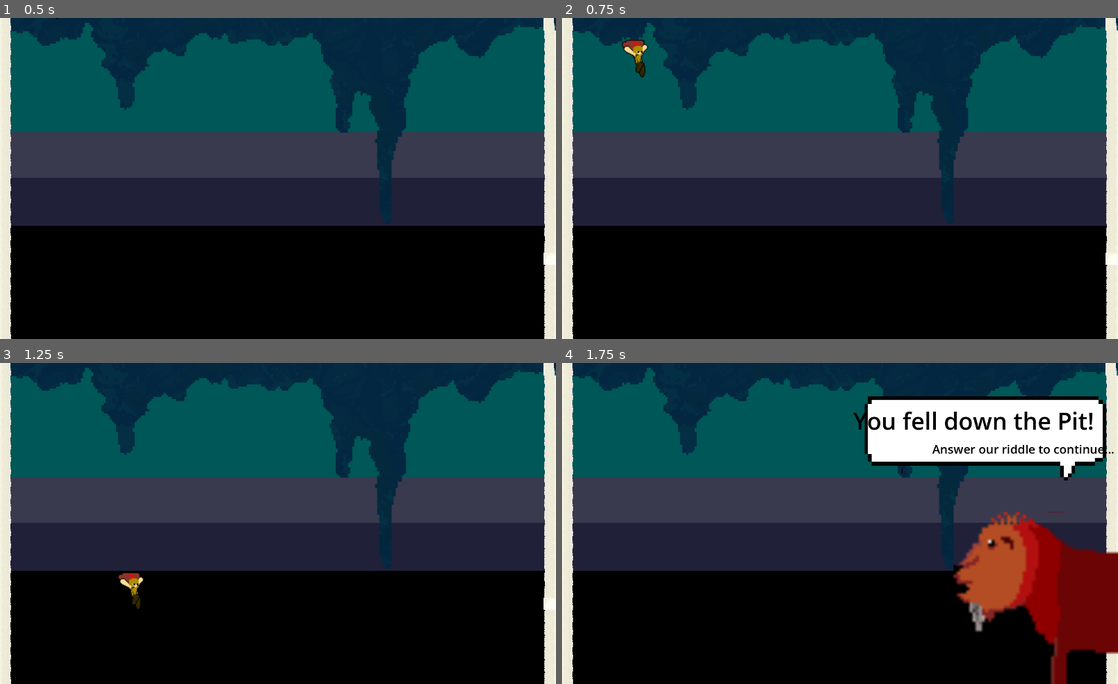
Above: before the commit, frames 1-4 (two rows, left to right).
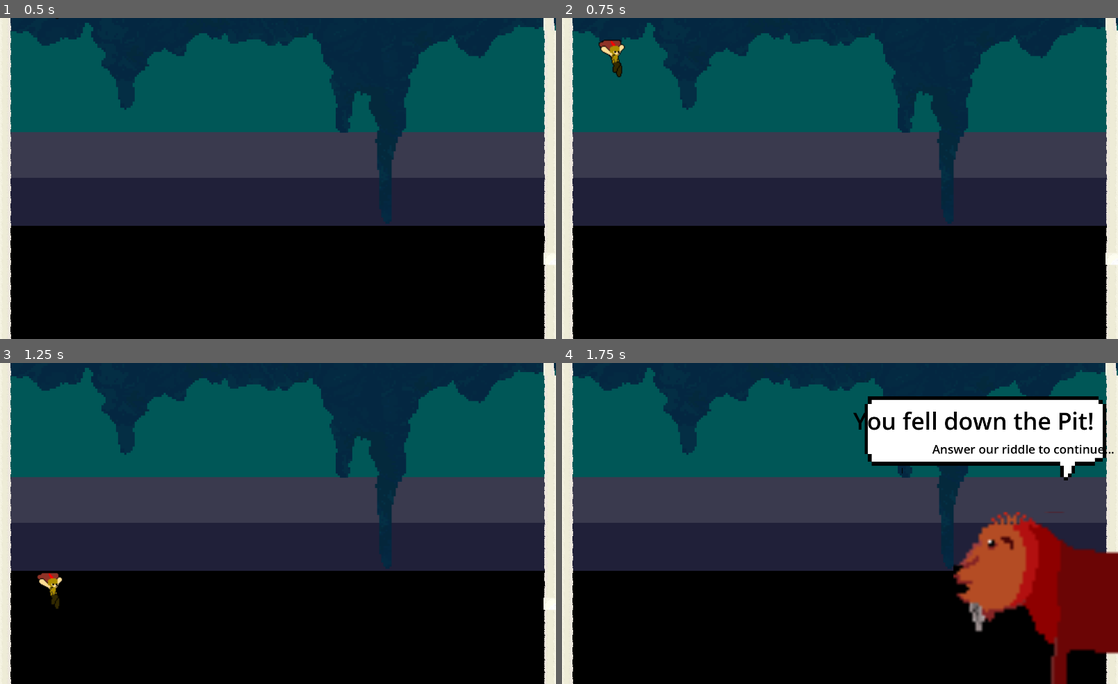
Above: after the commit, the same moments.

Repository: GCpeeper/HuntTheWampus
Game: Godot game, scene res://Scenes/pit.tscn
Same seed, same stepped clock (60 frames per second), same inputs: the game is played once before the commit and once after it. This scene is started directly instead of the project's main scene.
Inputs:
- Up to frame 1 (0.5 s): no input
- Up to frame 2 (0.75 s): tap Enter at 0.5 s; hold Right (right) from 0.53 s (still down); tap Space (jump) at 0.6 s
- Up to frame 3 (1.25 s): keep holding Right (right); tap Space (jump) at 0.77, 1.07 s
- Up to frame 4 (1.75 s): keep holding Right (right); tap Space (jump) at 1.35, 1.52 s

Frame 1 is identical in both runs. In frame 2, 0.6% of the frame differs, in the area x 6-16%, y 6-19%; in frame 3, 0.5%; in frame 4, nothing differs.

Commit message:
small changes

Diff:
--- a/wampus-game/Scenes/pit.tscn
+++ b/wampus-game/Scenes/pit.tscn
@@ -1149,9 +1149,8 @@
 [sub_resource type="StyleBoxFlat" id="StyleBoxFlat_vvulc"]
 bg_color = Color(0, 0.18431373, 0, 1)
 
-[sub_resource type="Animation" id="Animation_tgwfy"]
-resource_name = "idle"
-loop_mode = 1
+[sub_resource type="Animation" id="Animation_vvulc"]
+length = 0.001
 tracks/0/type = "value"
 tracks/0/imported = false
 tracks/0/enabled = true
@@ -1165,8 +1164,9 @@
 "values": [0]
 }
 
-[sub_resource type="Animation" id="Animation_vvulc"]
-length = 0.001
+[sub_resource type="Animation" id="Animation_tgwfy"]
+resource_name = "idle"
+loop_mode = 1
 tracks/0/type = "value"
 tracks/0/imported = false
 tracks/0/enabled = true
--- a/wampus-game/Scenes/room.tscn
+++ b/wampus-game/Scenes/room.tscn
@@ -11,7 +11,6 @@
 [ext_resource type="Texture2D" uid="uid://cj8gqxd35wb43" path="res://Assests/background/7.png" id="8_0tv2a"]
 [ext_resource type="Texture2D" uid="uid://dpanm5fk4jy71" path="res://Assests/background/8fx.png" id="9_b8klh"]
 [ext_resource type="Texture2D" uid="uid://wstj8msu1uwn" path="res://Assests/background/9.png" id="10_rp6s2"]
-[ext_resource type="PackedScene" uid="uid://cjyphyjfbuers" path="res://Scenes/3door/SideA.tscn" id="11_jghof"]
 
 [node name="Room" type="Node2D"]
 script = ExtResource("1_mbine")
@@ -47,5 +46,3 @@
 
 [node name="Fifth Stalactites" type="Sprite2D" parent="Parallax Control"]
 texture = ExtResource("10_rp6s2")
-
-[node name="CornerC" parent="." instance=ExtResource("11_jghof")]
--- a/wampus-game/Scripts/character.gd
+++ b/wampus-game/Scripts/character.gd
@@ -8,6 +8,7 @@
 var start_pos
 signal exit_room(direction)
 var sliding = false
+var taking_input = true
 
 func _ready() -> void:
 	start_pos = position
@@ -37,33 +38,33 @@
 			_animation_player.play("fall")
 	else:
 		sliding = false
+	if taking_input:
+		# Handle jump.
+		if Input.is_action_just_pressed("jump"):
+			if is_on_floor() or !$CoyoteTime.is_stopped() or sliding:
+				_animation_player.play("jump")
+				velocity.y = JUMP_VELOCITY
+				if sliding:
+					$WallJump.start()
+					if _sprite.flip_h:
+						velocity.x = 1000
+					else:
+						velocity.x = -1000
 
-	# Handle jump.
-	if Input.is_action_just_pressed("jump"):
-		if is_on_floor() or !$CoyoteTime.is_stopped() or sliding:
-			_animation_player.play("jump")
-			velocity.y = JUMP_VELOCITY
-			if sliding:
-				$WallJump.start()
-				if _sprite.flip_h:
-					velocity.x = 1000
-				else:
-					velocity.x = -1000
-
-	# Get the input direction and handle the movement/deceleration.
-	# As good practice, you should replace UI actions with custom gameplay actions.
-	var direction := Input.get_axis("left", "right")
-	if direction and $WallJump.is_stopped():
-		velocity.x = direction * SPEED
-		# Flipping sprite and hitboxes accordingly
-		_sprite.flip_h = direction < 0
-		$ShapeCast2D.rotation_degrees = -90*direction
-		if is_on_floor() and velocity.y == 0:
-			_animation_player.play("walk")
-	else:
-		velocity.x = move_toward(velocity.x, 0, SPEED)
-		if is_on_floor() and velocity.y == 0:
-			_animation_player.play("idle")
+		# Get the input direction and handle the movement/deceleration.
+		# As good practice, you should replace UI actions with custom gameplay actions.
+		var direction := Input.get_axis("left", "right")
+		if direction and $WallJump.is_stopped():
+			velocity.x = direction * SPEED
+			# Flipping sprite and hitboxes accordingly
+			_sprite.flip_h = direction < 0
+			$ShapeCast2D.rotation_degrees = -90*direction
+			if is_on_floor() and velocity.y == 0:
+				_animation_player.play("walk")
+		else:
+			velocity.x = move_toward(velocity.x, 0, SPEED)
+			if is_on_floor() and velocity.y == 0:
+				_animation_player.play("idle")
 	var was_on_floor = is_on_floor()
 	move_and_slide()
 
--- a/wampus-game/Scripts/pit.gd
+++ b/wampus-game/Scripts/pit.gd
@@ -29,6 +29,7 @@
 
 # Called when the node enters the scene tree for the first time.
 func _ready() -> void:
+	player.taking_input = false
 	announcement.hide()
 	announcement2.hide()
 	bubble.visible = false
Not shown: 1 places in wampus-game/Scenes/room.tscn that only renumber resources
